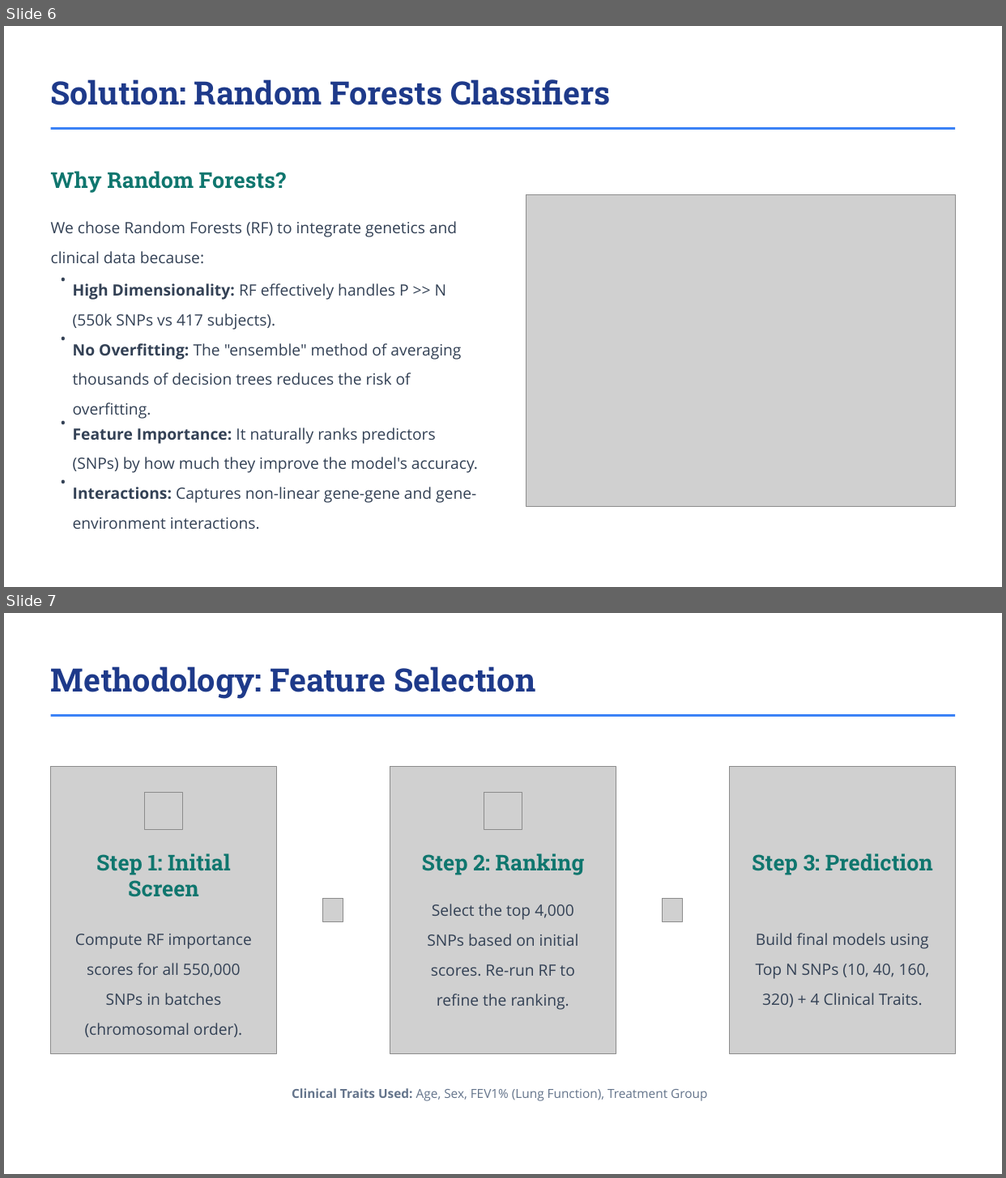
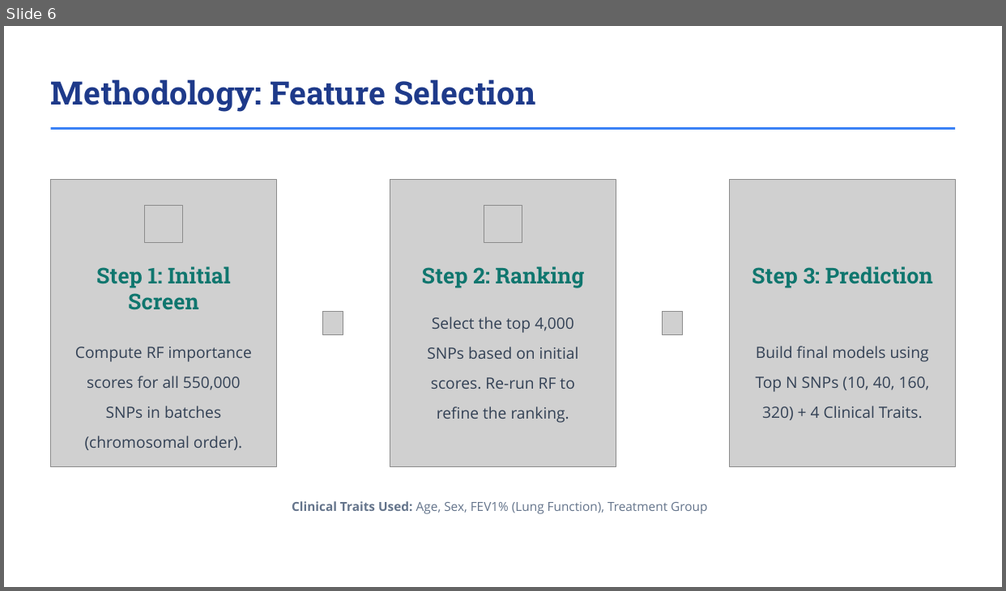
Before and after one commit to mocksu/resume, a slide deck: Predicting Asthma Exacerbations with ML.pptx. Shown one above the other, each under a label of ours: slides 6 and 7 before the commit, slide 6 after it. The pictures are 1006x1178 and 1006x591 pixels, drawn with LibreOffice and Linux fonts; fonts in the diff are those of the drawing; grey boxes stand for pictures; background and template pictures are left out. Boxes give left, top, right and bottom in pixels: in the first picture for what was removed or moved away, otherwise in the second. Text is boxed around its words. In the diff, an @@ line names an element or a change of style, - is before the commit and + after.

```diff
--- a/Predicting Asthma Exacerbations with ML.pptx
+++ b/Predicting Asthma Exacerbations with ML.pptx
@@ slide 6 removed at <box>4,26,1002,587</box>, background picture (left out) @@
@@ text removed at <box>51,79,611,105</box> @@
-Solution: Random Forests Classifiers
@@ rectangle removed at <box>50,127,955,130</box> @@
@@ text removed at <box>51,171,286,193</box> @@
-Why Random Forests?
@@ picture removed at <box>526,195,956,507</box> @@
@@ text removed at <box>51,221,457,264</box> @@
-We chose Random Forests (RF) to integrate genetics and clinical data because:
@@ text removed at <box>60,270,66,288</box> @@
-•
@@ text removed at <box>73,284,446,330</box> @@
-High Dimensionality: RF effectively handles P >> N (550k SNPs vs 417 subjects).
@@ text removed at <box>60,329,66,348</box> @@
-•
@@ text removed at <box>73,344,461,385</box> @@
-No Overfitting: The "ensemble" method of averaging thousands of decision trees reduces the risk of overfitting.
@@ text removed at <box>60,413,66,432</box> @@
-•
@@ text removed at <box>73,428,478,473</box> @@
-Feature Importance: It naturally ranks predictors (SNPs) by how much they improve the model's accuracy.
@@ text removed at <box>60,472,66,491</box> @@
-•
@@ text removed at <box>73,487,476,529</box> @@
-Interactions: Captures non-linear gene-gene and gene-environment interactions.
@@ what was slide 7 is now slide 6 @@
```
Also in this commit, not shown: 5 slides changed, 3 other files.
